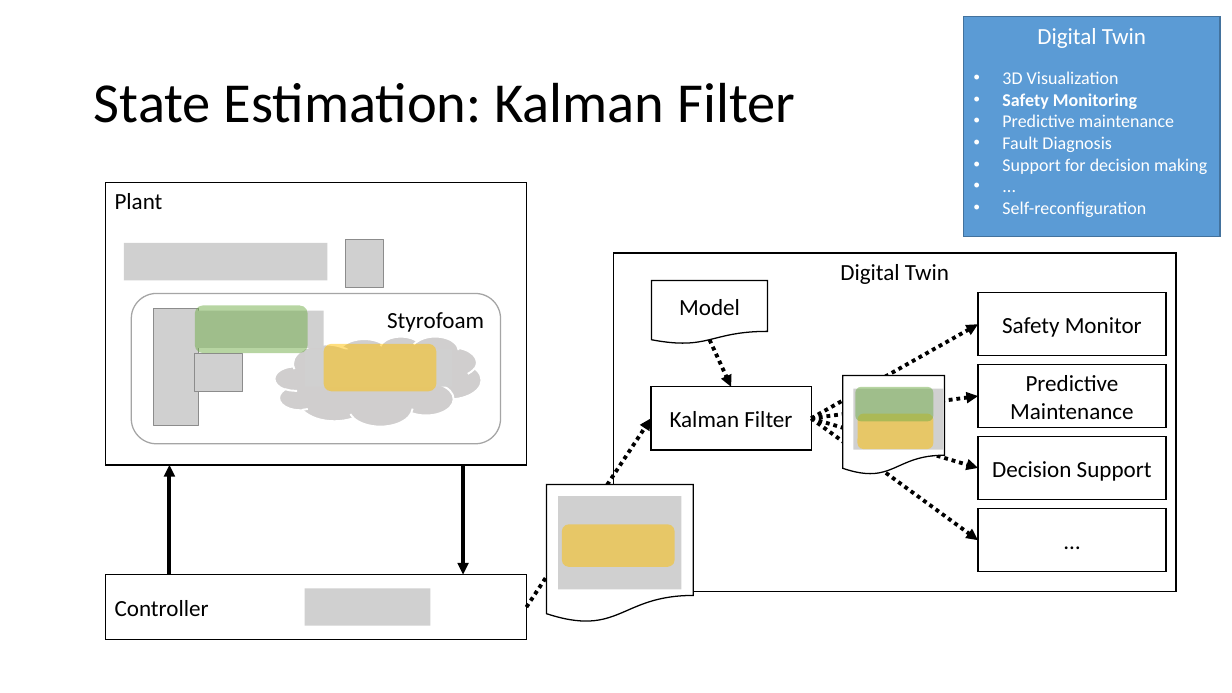
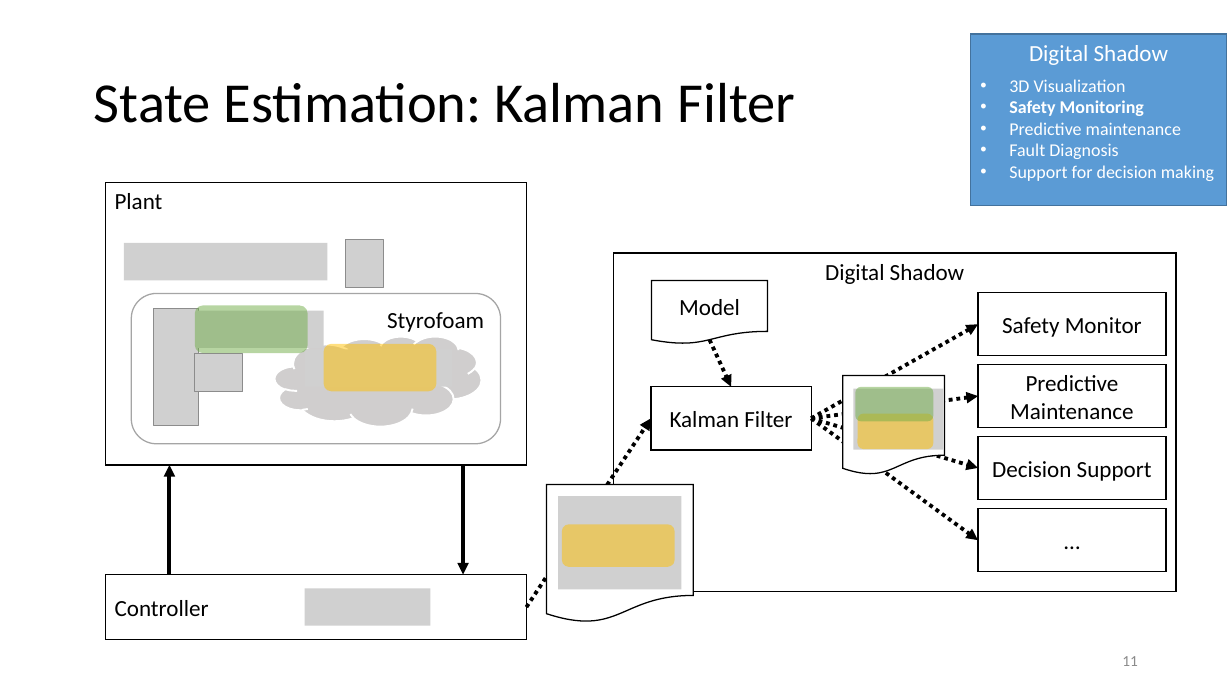
Before and after one commit to INTO-CPS-Association/example_digital-twin_incubator, a slide deck: slide 11 of notes/presentations/DigitLunch_17_December.pptx (slide 10 before the commit). Drawn at 1232x693 pixels with LibreOffice and Linux fonts; fonts in the diff are those of the drawing; grey boxes stand for pictures. Boxes give left, top, right and bottom in pixels: in the first picture for what was removed or moved away, otherwise in the second. Text is boxed around its words. In the diff, an @@ line names an element or a change of style, - is before the commit and + after.

```diff
--- a/notes/presentations/DigitLunch_17_December.pptx
+++ b/notes/presentations/DigitLunch_17_December.pptx
@@ rectangle "Digital Shadow": place and size @@
-rectangle "Digital Shadow" at box(964, 17, 1220, 237)
+rectangle "Digital Shadow" at box(970, 34, 1226, 206)
@@ text in rectangle at box(1029, 45, 1168, 65): text changed @@
-Digital Twin
+Digital Shadow
@@ text "3D Visualization": place and size @@
-text "3D Visualization" at box(1002, 71, 1207, 217)
+text "3D Visualization" at box(1009, 79, 1214, 181)
@@ text at box(1002, 201, 1146, 217): paragraphs removed @@
-• ...
-• Self-reconfiguration
@@ text in rectangle at box(825, 264, 964, 284): text changed @@
-Digital Twin
+Digital Shadow
@@ page number added at box(1122, 656, 1138, 666), 12 pt, text #8C8C8C @@
+11
```
Also in this commit, not shown: 23 other slides changed, 3 slides added.
